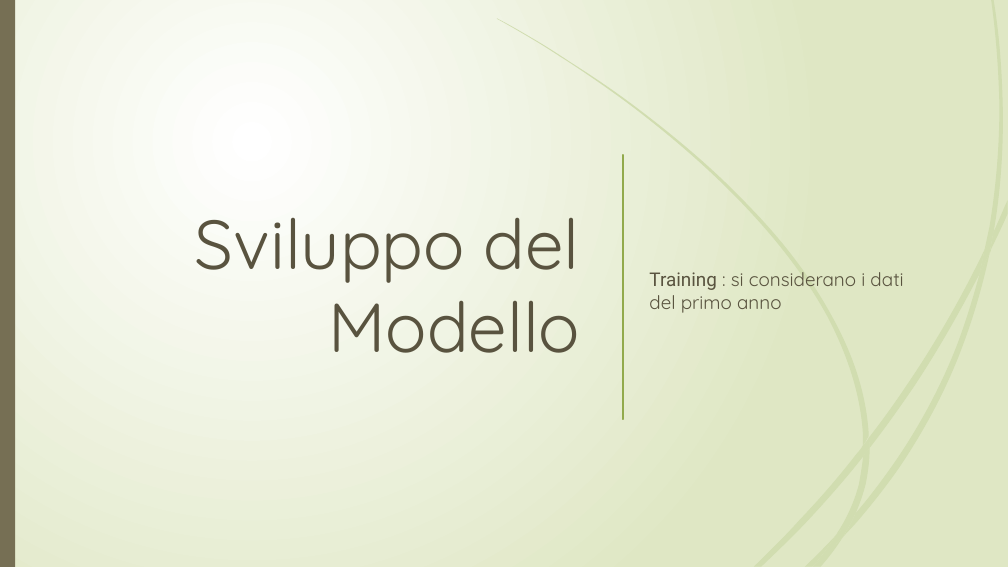
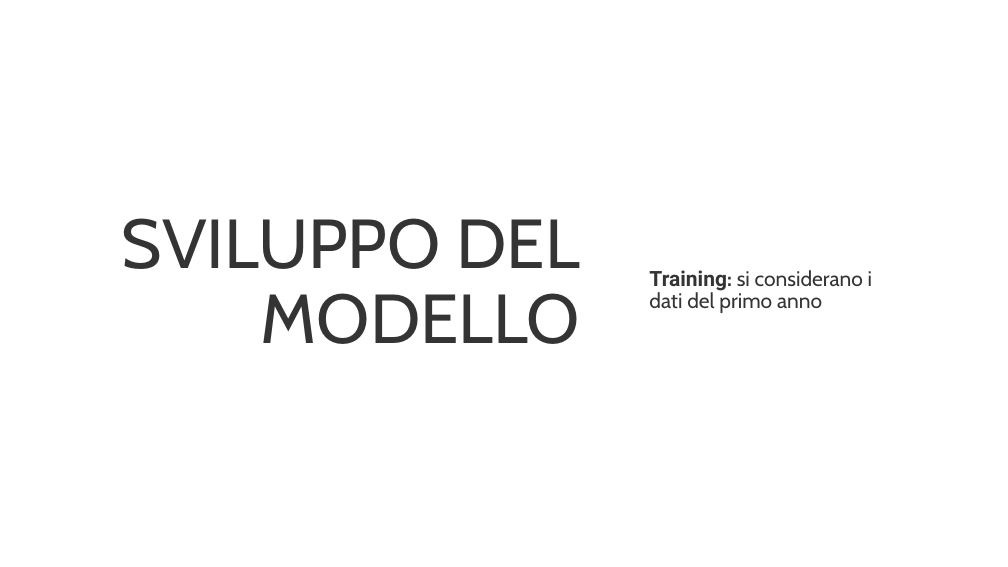
Before and after one commit to r1cky0/Italian-energy-consumption-prediction, a slide deck: slide 4 of presentazione_imad.pptx. Drawn at 1008x567 pixels with LibreOffice and Linux fonts; fonts in the diff are those of the drawing; background and template pictures are left out. Boxes give left, top, right and bottom in pixels: in the first picture for what was removed or moved away, otherwise in the second. Text is boxed around its words. In the diff, an @@ line names an element or a change of style, - is before the commit and + after.

```diff
--- a/presentazione_imad.pptx
+++ b/presentazione_imad.pptx
@@ background gradient #FFFFFF to #DFE8C4 to #FFFFFF @@
@@ rectangle removed at <box>0,0,1008,567</box> @@
@@ rectangle removed at <box>0,0,15,567</box> @@
@@ line removed from (623, 155) to (623, 420) @@
@@ title at <box>122,218,580,344</box>: text changed; font Quicksand to Cabin; text colour #59533F to #343434 @@
-Sviluppo del Modello
+SVILUPPO DEL MODELLO
@@ subtitle at <box>649,270,872,313</box>: text changed; size 18 to 20 pt; font Quicksand to Cabin; text colour #59533F to #343434 @@
-Training : si considerano i dati del primo anno
+Training: si considerano i dati del primo anno
@@ freeform shape removed at <box>0,358,144,422</box> @@
@@ group removed at <box>0,116,236,567</box>: 10 freeform shapes @@
@@ group removed at <box>2,0,197,567</box>: 12 freeform shapes @@
@@ group removed at <box>497,0,1008,566</box>: 12 freeform shapes @@
```
Also in this commit, not shown: 18 other slides changed.
